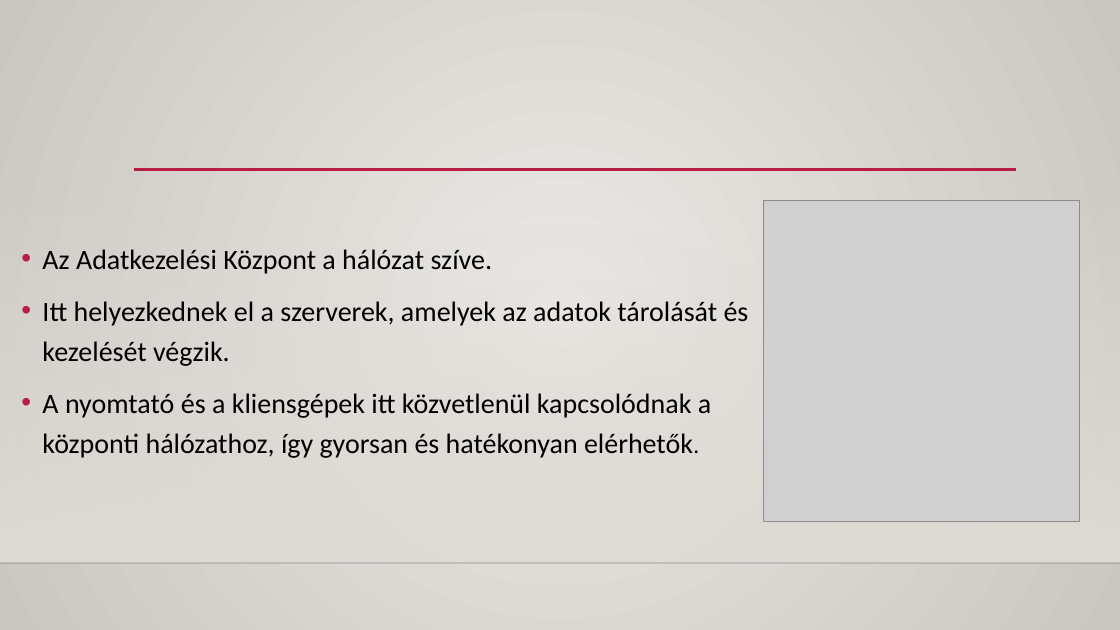
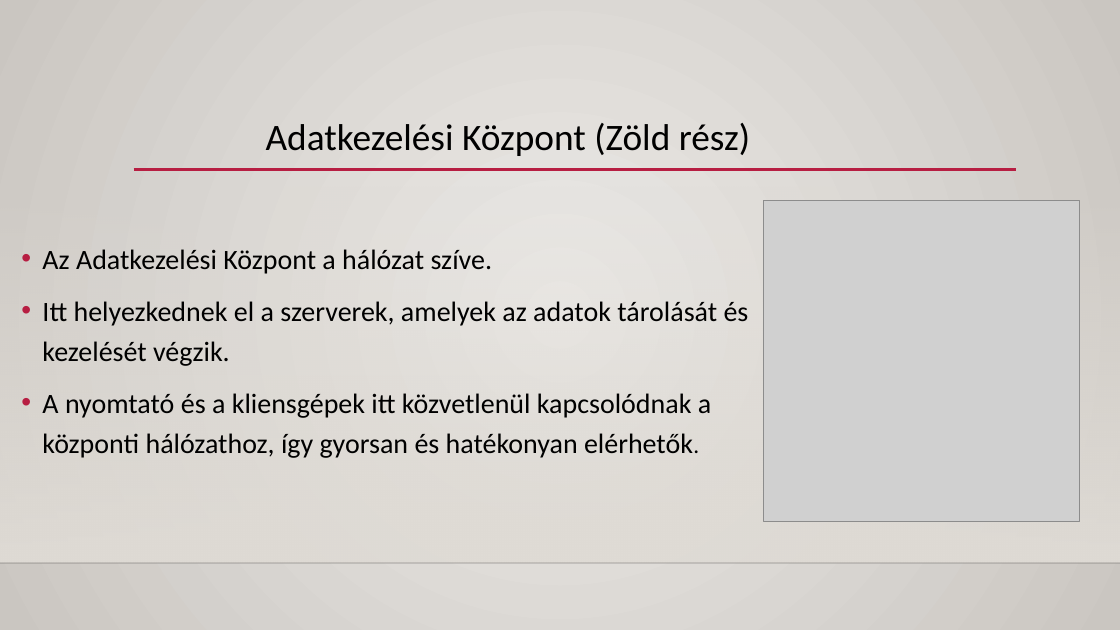
Before and after one commit to Ozen116/Ozen, a slide deck: slide 12 of NETCORE SOLUTION KFT.pptx (slide 11 before the commit). Drawn at 1120x630 pixels with LibreOffice and Linux fonts; fonts in the diff are those of the drawing; grey boxes stand for pictures; background and template pictures are left out. Boxes give left, top, right and bottom in pixels: in the first picture for what was removed or moved away, otherwise in the second. Text is boxed around its words. In the diff, an @@ line names an element or a change of style, - is before the commit and + after.

```diff
--- a/NETCORE SOLUTION KFT.pptx
+++ b/NETCORE SOLUTION KFT.pptx
@@ text added at (266, 123, 750, 156), 32 pt, text #000000 @@
+Adatkezelési Központ (Zöld rész)
```
Also in this commit, not shown: 5 other slides changed, 4 slides added.
